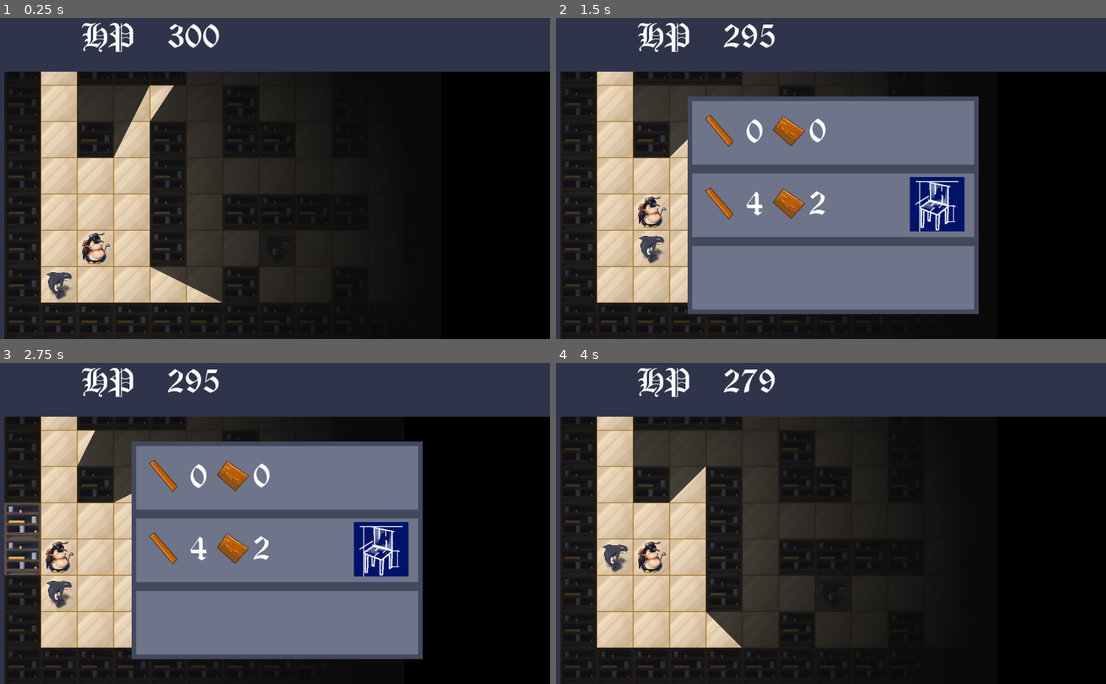
Above: before the commit, frames 1-4 (two rows, left to right).
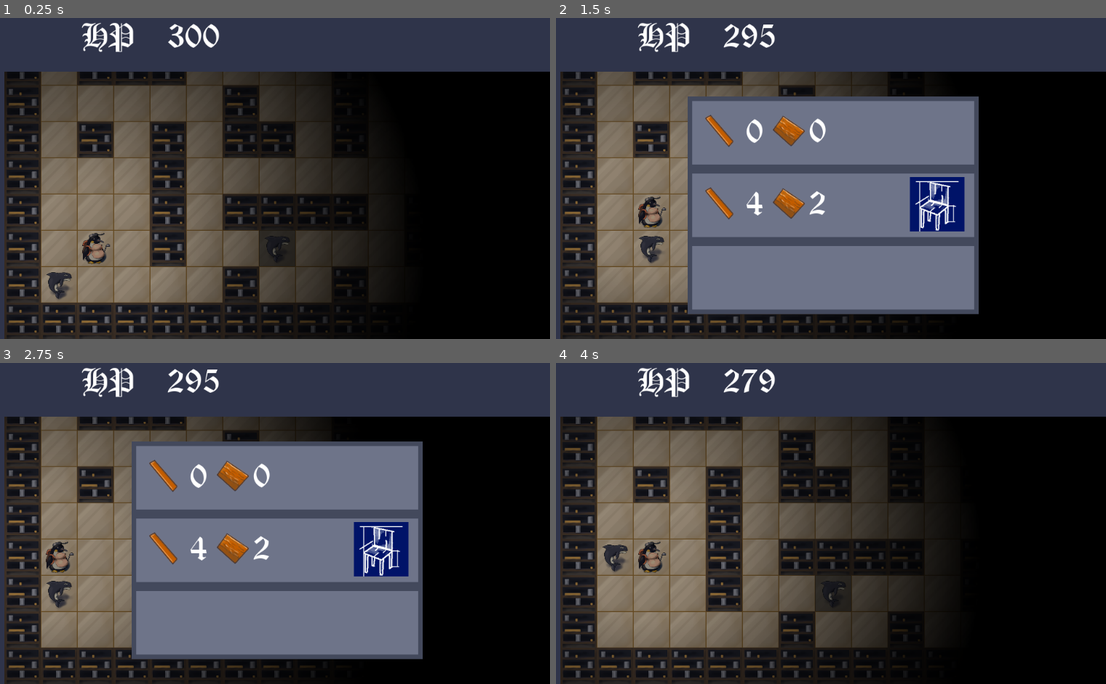
Above: after the commit, the same moments.

Repository: nataly-novak/tactical-penguin
Game: Godot game, scene res://scenes/main/Main.tscn
The game is run twice, just before and just after one commit, with the same random seed, the same clock (stepped at 60 frames per second) and the same inputs.
Inputs:
- Up to frame 1 (0.25 s): no input
- Up to frame 2 (1.5 s): tap Enter at 0.5 s; tap K at 0.6 s; tap Space at 1.25 s; hold S from 1.28 s (still down); tap J at 1.35 s
- Up to frame 3 (2.75 s): tap Enter at 2 s; release S at 2.03 s; tap H at 2.1 s
- Up to frame 4 (4 s): tap Space at 2.75 s; tap L at 2.85 s; tap Enter at 3.5 s; hold S from 3.53 s (still down); tap P at 3.6 s

The runs differ from the first frame. In frame 1, 24% of the frame differs, in the area x 1-58%, y 16-99%; in frame 2, 13%; in frame 3, 13%; in frame 4, 25%, in the area x 1-58%, y 16-98%.
Error in both runs: Invalid call. Nonexistent function 'get_map_pos' in base 'String'. (res://scenes/map/TileMap.gd:126)

Commit message:
Some cleanup done, web version problem will be fixed with better UI

Diff:
--- a/scenes/map/TileMap.gd
+++ b/scenes/map/TileMap.gd
@@ -73,7 +73,7 @@
 	if flavor != "hero":
 		obj.o_friendly = "foe"
 	used_cells.erase(location)
-	obj.connect("hit", self, "_on_hit")
+
 	return obj
 # Called every frame. 'delta' is the elapsed time since the previous frame.
 #func _process(delta):
--- a/scenes/map/pathfinder.gd
+++ b/scenes/map/pathfinder.gd
@@ -56,15 +56,15 @@
 	if aStar.has_point(idx):
 		aStar.set_point_disabled(idx, false)
 
-func get_a_path(aStar, start:Vector2, target:Vector2):
+func get_a_path(aaStar, start:Vector2, target:Vector2):
 
 	var idStart = getAStarCellId(start)
 
 	var idTarget = getAStarCellId(target)
 
-	if aStar.has_point(idStart) and aStar.has_point(idTarget):
+	if aaStar.has_point(idStart) and aaStar.has_point(idTarget):
 
 
-		return Array(aStar.get_point_path(idStart, idTarget))
+		return Array(aaStar.get_point_path(idStart, idTarget))
 	else:
 		return []
Not shown, changed: export_presets.cfg
Not shown, removed: linux/Game.pck
Not shown, changed: linux/Game.x86_64
Not shown, changed: linux/libgitapi.so
Not shown, changed: win/Game.exe
Not shown, removed: win/Game.pck
